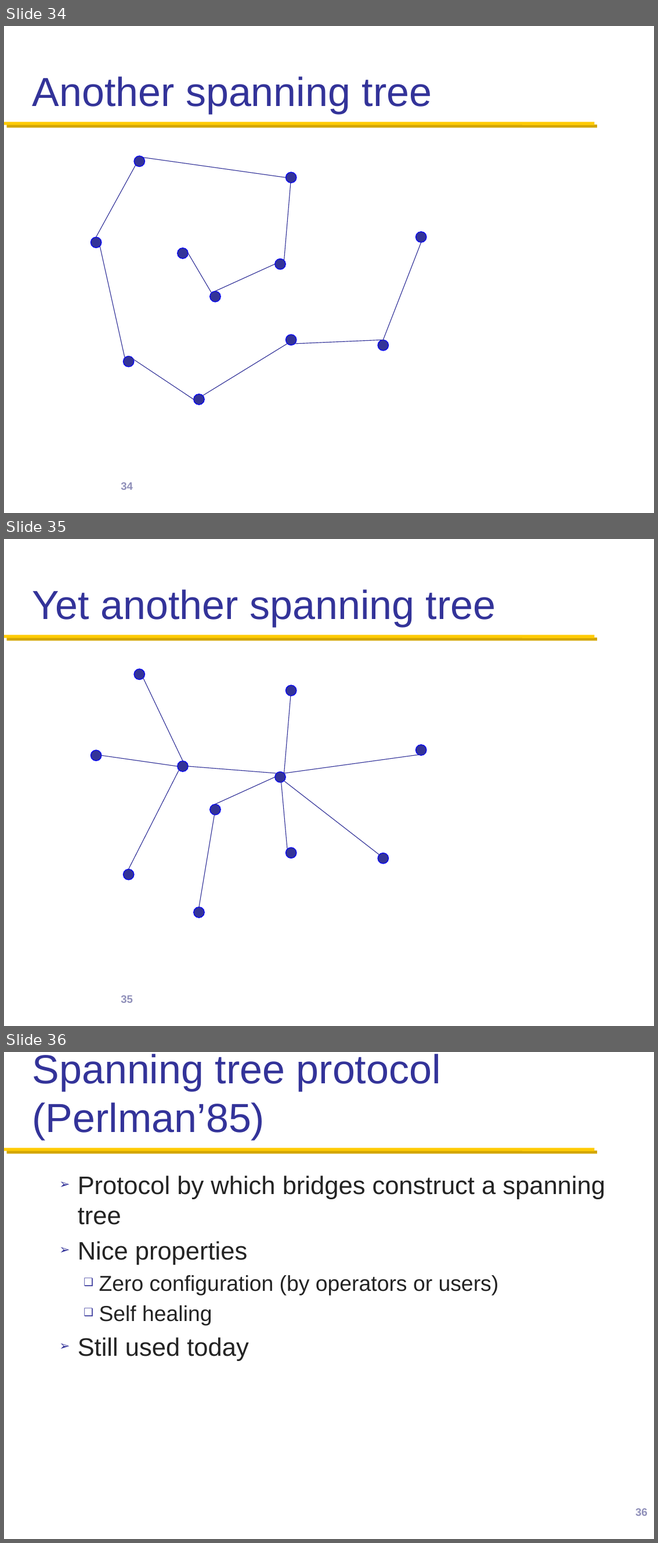
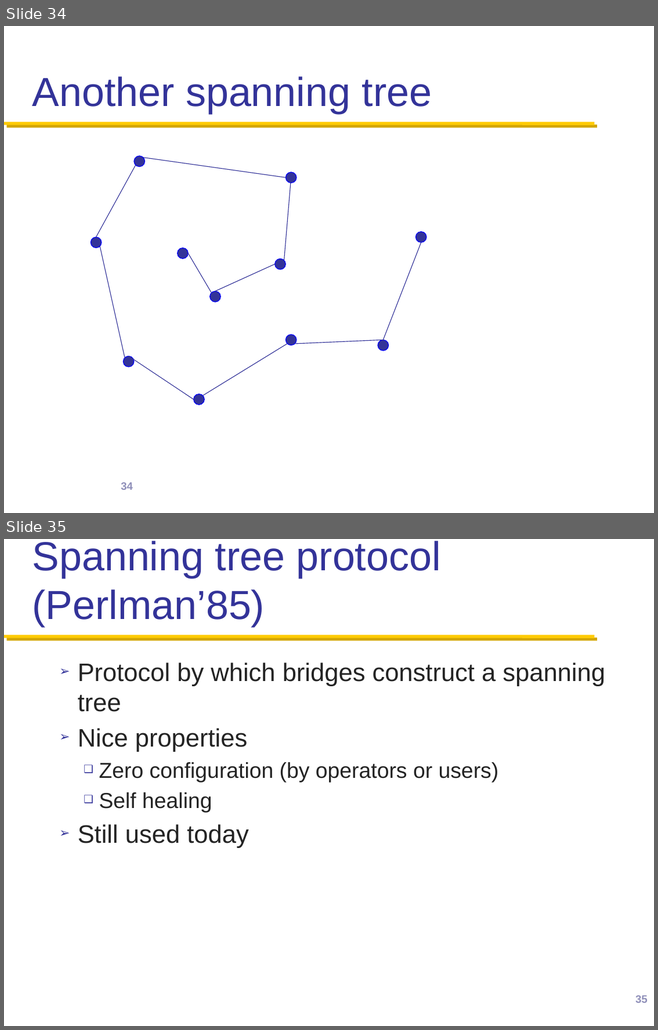
Before and after one commit to henryhxu/CSCI4430-ESTR4120, a slide deck: lec/lec16.pptx. Shown one above the other, each under a label of ours: slides 34, 35 and 36 before the commit, slides 34 and 35 after it. The pictures are 658x1543 and 658x1030 pixels, drawn with LibreOffice and Linux fonts; fonts in the diff are those of the drawing; background and template pictures are left out. Boxes give left, top, right and bottom in pixels: in the first picture for what was removed or moved away, otherwise in the second. Text is boxed around its words. In the diff, an @@ line names an element or a change of style, - is before the commit and + after.

```diff
--- a/lec/lec16.pptx
+++ b/lec/lec16.pptx
@@ slide 35 removed at (4, 539, 654, 1026), background #FFFFFF; not listed: 1 template element that a slide beside it also shows @@
@@ title removed at (32, 589, 496, 627) @@
-Yet another spanning tree
@@ ellipse removed at (134, 669, 145, 680) @@
@@ line removed from (143, 678) to (183, 761) @@
@@ line removed from (291, 690) to (284, 773) @@
@@ ellipse removed at (285, 685, 296, 696) @@
@@ ellipse removed at (415, 745, 426, 756) @@
@@ ellipse removed at (90, 750, 101, 761) @@
@@ line removed from (101, 755) to (177, 766) @@
@@ ellipse removed at (177, 761, 188, 772) @@
@@ line removed from (284, 773) to (425, 754) @@
@@ line removed from (129, 869) to (179, 770) @@
@@ line removed from (188, 766) to (276, 773) @@
@@ line removed from (215, 804) to (275, 777) @@
@@ ellipse removed at (275, 772, 286, 783) @@
@@ line removed from (280, 772) to (287, 849) @@
@@ line removed from (284, 781) to (381, 856) @@
@@ line removed from (215, 810) to (199, 907) @@
@@ ellipse removed at (210, 804, 221, 815) @@
@@ ellipse removed at (285, 848, 296, 859) @@
@@ ellipse removed at (123, 869, 134, 880) @@
@@ ellipse removed at (378, 853, 389, 864) @@
@@ ellipse removed at (194, 907, 205, 918) @@
@@ page number removed at (121, 995, 133, 1003) @@
-35
@@ what was slide 36 is now slide 35 @@
@@ page number at (635, 995, 647, 1003): text changed @@
-36
+35
```
Also in this commit, not shown: 7 slides changed, 3 other slides removed.
